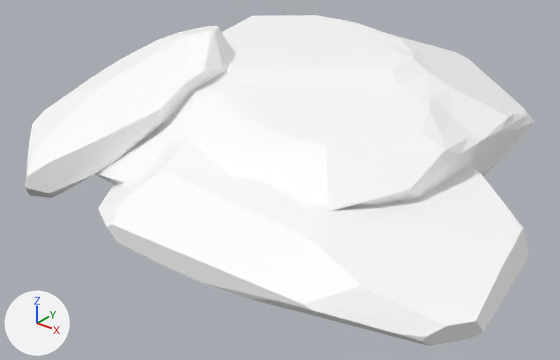
The glTF model assets/synty/tropical/models/SM_Env_Rock_Pile_02.glb as it was, and as the next commit left it.
One viewpoint serves both versions: a camera (50 mm lens) standing at (6.86, -9.14, 5.59) and looking at (-0.03, -0.53, 0.25). Every picture has the same lights, and +X, +Y and +Z are marked at lower left.

Script lines for the objects in view, before the commit:
```python
mat_nature28 = principled_material('Nature28')
mat_nature28.base_color = (1.0, 1.0, 1.0)  # white #ffffff
mat_nature28.roughness = 0.553
me_mesh = bpy.data.meshes.new('Mesh')
me_mesh.from_pydata(...)  # 486 vertices, 968 faces; spans x -4.44..4.34, y -3.66..3.75, z -0.11..2.49
me_mesh.materials.append(mat_nature28)  # white #ffffff
ob_sm_env_rock_pile_02 = bpy.data.objects.new('SM_Env_Rock_Pile_02', me_mesh)
ob_sm_env_rock_pile_02.location = (0.0, 0.0, 0.0)
```
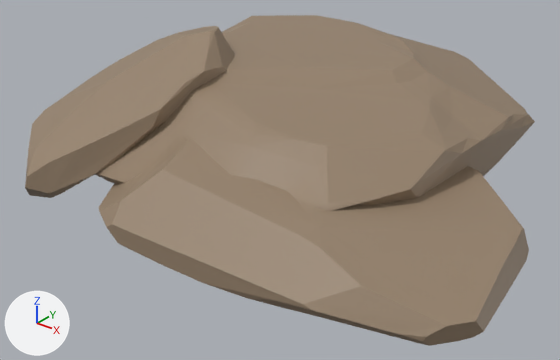
What the commit changed:
Picture 'PolygonNatureBiomes_Tropical_Texture_01' (img_polygonnaturebiomes_tropical_texture_01) is new.
In material 'Nature28' (mat_nature28), base_color is no longer (1.0, 1.0, 1.0), white #ffffff.
In material 'Nature28' (mat_nature28), texture is now set to img_polygonnaturebiomes_tropical_texture_01.

Boxes [x1, y1, x2, y2] around the edits, measured in the pictures (560 x 360 px):
'SM_Env_Rock_Pile_02', surface changed (white to brown)
    both: [25, 15, 535, 346]
